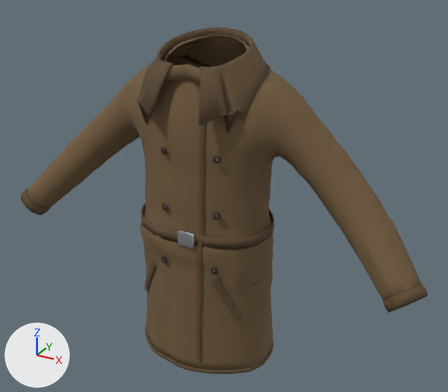
What one commit did to the glTF model godot/assets/wear/plaszcz.glb.
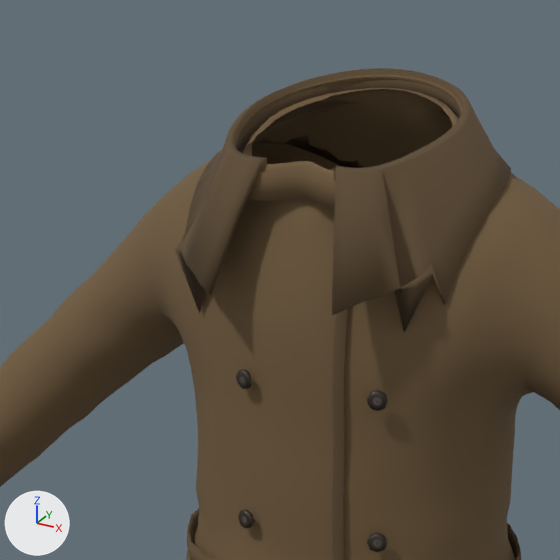
Old and new are each drawn whole from a 50 mm lens placed at (0.841, -1.441, 1.855), pointed at (0.044, 0.009, 1.129) and again close up on the part from 15% to 65% of the width and 0% to 57% of the height. Every picture has the same lights, and +X, +Y and +Z are marked at lower left. The first two pictures are the older version. Where no turn or scale is listed for an object, it has been applied to the vertices. Vertices at exactly the same position are counted once.

The older version as bpy lines, for what is in view:
```python
me_plaszcz = bpy.data.meshes.new('plaszcz')
me_plaszcz.from_pydata(...)  # 5061 vertices, 9745 faces; spans x -0.655..0.656, y -0.19..0.159, z -0.261..0.697
# faces by material slot: [6177, 3092, 288, 188]
me_plaszcz.materials.append(mat_plotno_plaszcz)  # brown #6f593c
me_plaszcz.materials.append(mat_plotno_plaszcz_c)  # brown #5c4930
me_plaszcz.materials.append(mat_guzik_plaszcz)  # black #2a1f13
me_plaszcz.materials.append(mat_metal_klamra)  # light grey #bbbdc3
ob_plaszcz = bpy.data.objects.new('plaszcz', me_plaszcz)
ob_plaszcz.location = (0.0, 0.0, 0.895)
```
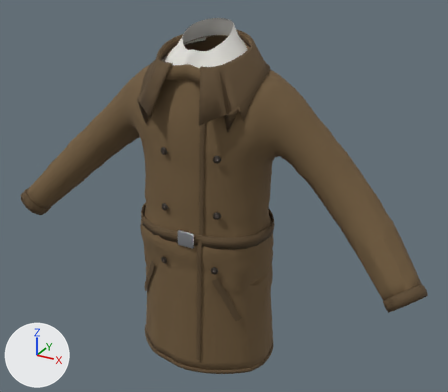
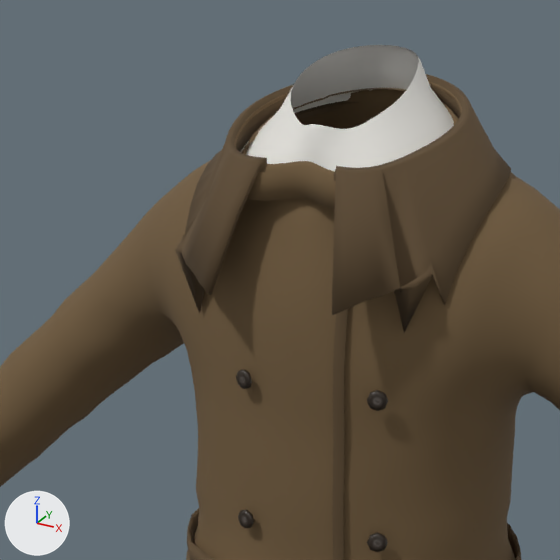
What differs and where, as boxes (x1, y1, x2, y2) in the close-ups (560 x 560 px):
'plaszcz', reshaped
    before: (0, 68, 560, 560)
    after: (0, 45, 560, 560)
part 1 of me_plaszcz, added
    after: (241, 45, 454, 171)

The change, as a list of edits to the scene's bpy script:
```text
Add mat_dzianina_podkoszulek:
    mat_dzianina_podkoszulek = principled_material('dzianina_podkoszulek')
    mat_dzianina_podkoszulek.base_color = (0.782, 0.767, 0.723)  # white #e5e3dd
    mat_dzianina_podkoszulek.roughness = 0.9
Change me_plaszcz:
    used by ob_plaszcz; location = (0.0, 0.0, 0.895)
    remove me_plaszcz.from_pydata(...)  # 5061 vertices, 9745 faces; spans x -0.655..0.656, y -0.19..0.159, z -0.261..0.697
    add me_plaszcz.from_pydata(...)  # 5301 vertices, 10105 faces; spans x -0.655..0.656, y -0.19..0.159, z -0.261..0.725
    me_plaszcz part 1: a new loose piece of 240 vertices spanning x -0.122..0.122, y -0.108..0.098, z 0.6..0.725, in mat_dzianina_podkoszulek (white #e5e3dd)
    other edits to the shape of me_plaszcz do not show in these pictures
    add me_plaszcz.materials.append(mat_dzianina_podkoszulek)  # white #e5e3dd
```
